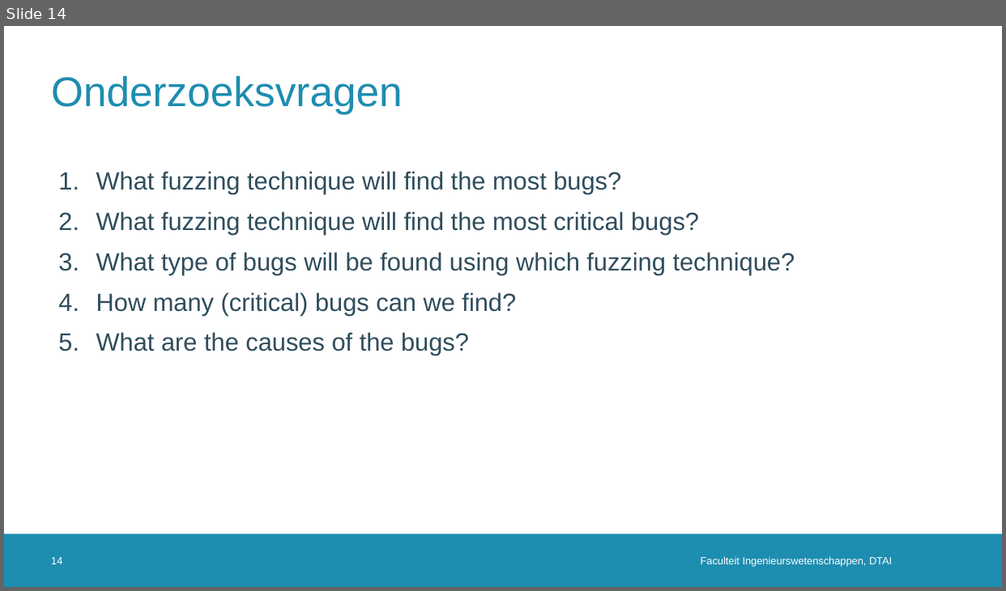
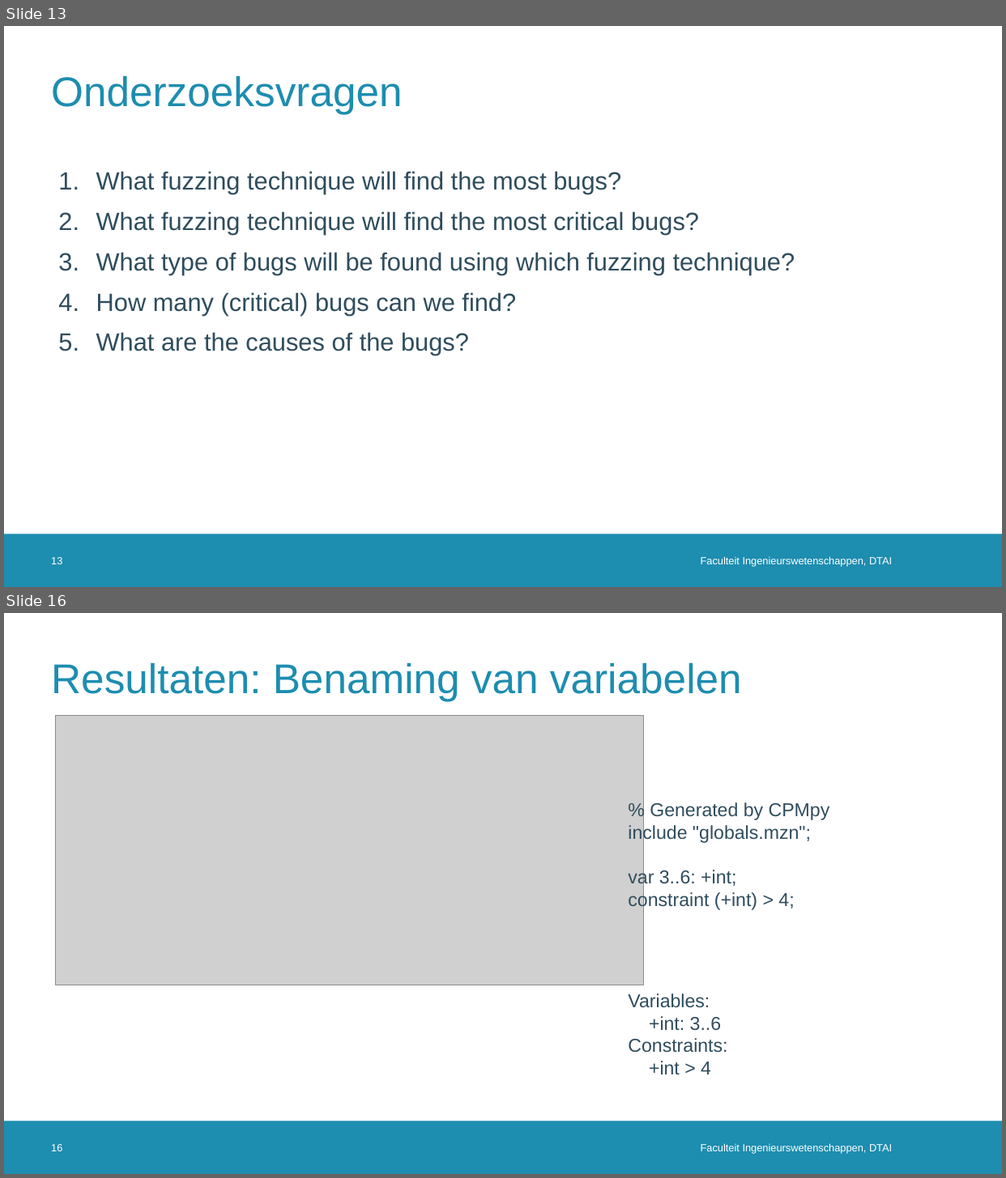
Before and after one commit to rubenkindt/Masterproef-paper-RubenKindt, a slide deck: Milestones/M3 december presentation/M3.pptx. Shown one above the other, each under a label of ours: slide 14 before the commit, slides 13 and 16 after it; the slides between them are not shown. The pictures are 1006x591 and 1006x1178 pixels, drawn with LibreOffice and Linux fonts; fonts in the diff are those of the drawing; grey boxes stand for pictures; background and template pictures are left out. Boxes give left, top, right and bottom in pixels: in the first picture for what was removed or moved away, otherwise in the second. Text is boxed around its words. In the diff, an @@ line names an element or a change of style, - is before the commit and + after.

```diff
--- a/Milestones/M3 december presentation/M3.pptx
+++ b/Milestones/M3 december presentation/M3.pptx
@@ slide 16 added at bbox=[4, 613, 1002, 1174], background #FFFFFF; not listed: 1 template element that a slide beside it also shows @@
@@ title added at bbox=[51, 662, 742, 701], 40 pt, text #1D8DB0 @@
+Resultaten: Benaming van variabelen
@@ picture added at bbox=[55, 715, 643, 985] @@
@@ text added at bbox=[628, 803, 830, 911], 18 pt, text #2F4D5D @@
+% Generated by CPMpy
+include "globals.mzn";
+var 3..6: +int;
+constraint (+int) > 4;
@@ text added at bbox=[628, 994, 727, 1075], 18 pt, text #2F4D5D @@
+Variables:
++int: 3..6
+Constraints:
++int > 4
@@ page number added at bbox=[51, 1144, 62, 1152], 10 pt, text #FFFFFF @@
+16
@@ text added at bbox=[701, 1144, 892, 1154], 10 pt, text #FFFFFF @@
+Faculteit Ingenieurswetenschappen, DTAI
@@ what was slide 14 is now slide 13 @@
@@ page number at bbox=[51, 557, 62, 565]: text changed @@
-14
+13
```
Also in this commit, not shown: 7 slides changed, 4 other slides added, 3 slides removed, 12 other files.
